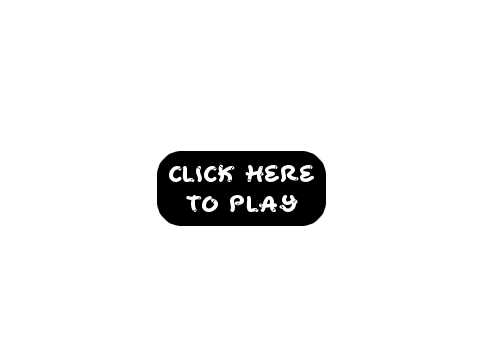
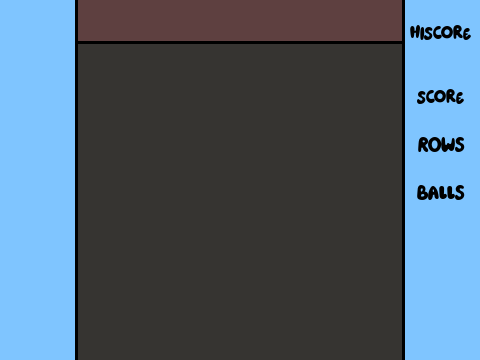
Layer changes from the first 480x360 image to the second:
removed layer "Layer #2" over 148, 142, 335, 235
removed layer "Click here ..." over 169, 164, 314, 212
removed layer "Layer #3" over 156, 148, 327, 228
showed "hiscore ..." over 410, 25, 471, 200
showed "Layer" over 78, 44, 402, 360
showed "Pasted Layer" over 78, 0, 402, 44
showed "Background" over 0, 0, 480, 360
